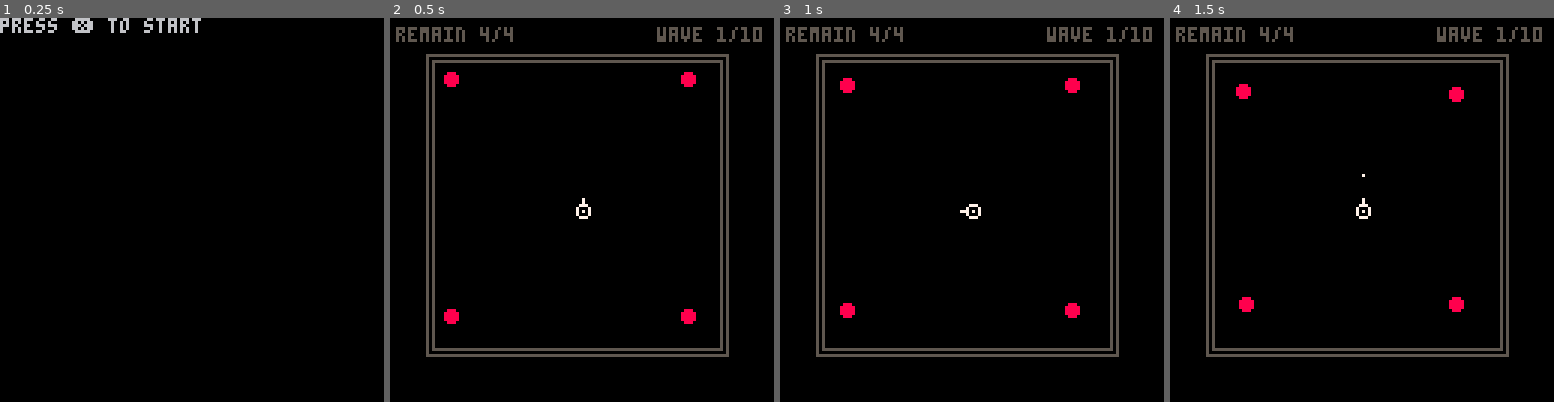
Above: before the commit, frames 1-4 (left to right).
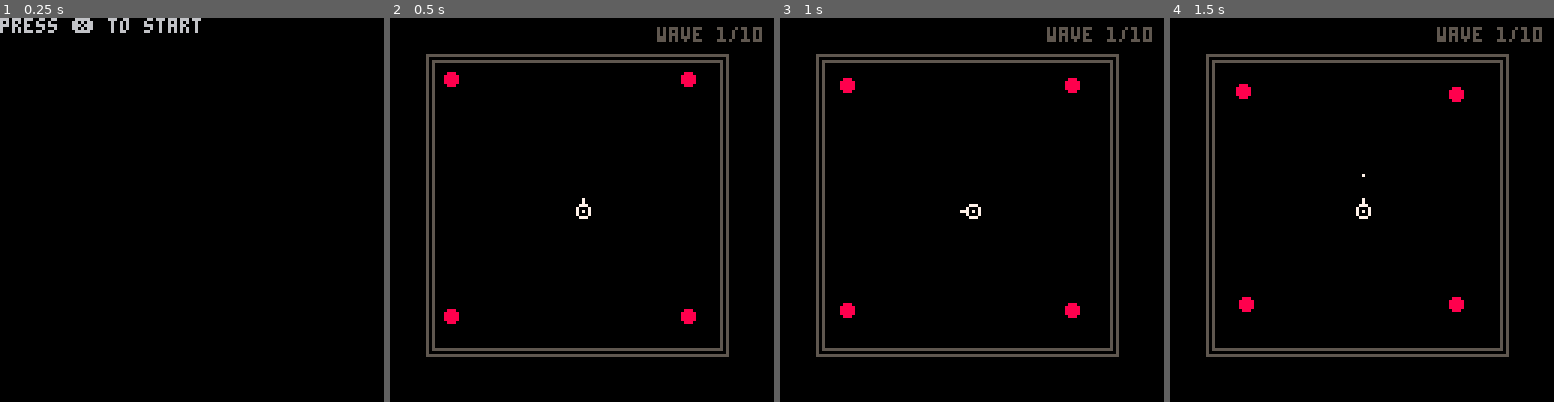
Above: after the commit, the same moments.

Repository: yeonghoey/pico-8
Game: PICO-8 cartridge gs/gs.p8
The game is run twice, just before and just after one commit, with the same random seed, the same clock (stepped at 60 frames per second) and the same inputs.
Inputs:
- Up to frame 1 (0.25 s): no input
- Up to frame 2 (0.5 s): tap X (X key) at 0.33 s
- Up to frame 3 (1 s): tap O (Z key) at 0.7 s
- Up to frame 4 (1.5 s): tap X (X key) at 1.07 s

Frame 1 is identical in both runs. In frame 2, 0.5% of the frame differs, in the area x 1-33%, y 2-7%; in frame 3, 0.5%; in frame 4, 0.5%.

Commit message:
Refactor states

Diff:
--- a/gs/gs.p8
+++ b/gs/gs.p8
@@ -35,9 +35,12 @@
 end)()
 
 tfsm=tclass{
+	init=function(s)
+		s:start()
+	end,
 	start=function(s,init_state)
 		assert(s.state==nil)
-		s.state=init_state
+		s.state=init_state or 1
 		s[s.state].enter(s)
 	end,
 	trans=function(s,to)
@@ -118,16 +121,13 @@
 end
 -->8
 -- types
-tscene=tfsm{
-	init=function(s)
-		s:start("title")
-	end,
-}
-
-tscene["title"]=tstate{
+
+tscene=tfsm{}
+
+tscene[1]=tstate{ -- title
 	update=function(s)
 		if	btnp(5) then
-			s:trans("main")
+			s:trans(2)
 		end
 	end,
 	draw=function(s)
@@ -136,7 +136,7 @@
 	end,
 }
 
-tscene["main"]=tstate{
+tscene[2]=tstate{ -- main
 	enter=function(s)
 		spawn_game()
 		spawn_hud()
@@ -153,31 +153,27 @@
 }
 
 
-thud=tfsm{
-	init=function(s)
-		s:start("main")
-	end,
-}
-
-thud["main"]=tstate{
-	update=function(s)
-		labremain:update()
+thud=tfsm{}
+
+thud[1]=tstate{ -- main
+	update=function(s)
 		labwave:update()
 	end,
 	draw=function(s)
-		labremain:draw()
 		labwave:draw()
 	end,
 }
 
 
 tlabel=tfsm{
-	init=function(s)
-		s:start("main")
-	end
-}
-
-tlabel["main"]=tstate{
+	str="undefined",
+	x=0,
+	y=0,
+	col=0,
+	align="left",
+}
+
+tlabel[1]=tstate{
 	draw=function(s)
 		printt(s)
 	end,
@@ -189,15 +185,6 @@
 	y=3,
 	col=5,
 	align="right",
-}
-
-
-tlabremain=tlabel{
-	str="remain 4/4",
-	x=2,
-	y=3,
-	col=5,
-	align="left",
 }
 
 
@@ -210,11 +197,11 @@
 		spawn_eship(teship1,100,20)
 		spawn_eship(teship1,20,100)
 		spawn_eship(teship1,100,100)
-		s:start("play")
-	end,
-}
-
-tgame["play"]=tstate{
+		s:start()
+	end,
+}
+
+tgame[1]=tstate{ -- play
 	update=function(s)
 		check_bullets()
 		check_eships()
@@ -235,14 +222,10 @@
 tarea=tfsm{
 	col=5,
 	thickness=3,
-
-	init=function(s)
-		s.x0=12
-		s.y0=12
-		s.x1=112
-		s.y1=112
-		s:start("main")
-	end,
+	x0=12,
+	y0=12,
+	x1=112,
+	y1=112,
 
 	out=function(s,x,y,os)
 		local os=os or 0
@@ -255,7 +238,7 @@
 	end,
 }
 
-tarea["main"]=tstate{
+tarea[1]=tstate{
 	draw=function(s)
 		for i=1,s.thickness do
 			if i%2==1 then
@@ -338,10 +321,10 @@
 	col=7,
 	spd=1,
 
-	init=function(s,arg)
-		s:init_ship(arg)
+	init=function(s)
+		s:init_ship()
 		s.cannon=tcannon:new()
-		s:start("alive")
+		s:start()
 	end,
 
 	move_input=function(s)
@@ -359,7 +342,7 @@
 	end,
 }
 
-tpship["alive"]=tstate{
+tpship[1]=tstate{ -- alive
 	enter=function(s)
 		s.damaged=false
 	end,
@@ -368,33 +351,9 @@
 		s:move(dx,dy,s.spd)
 		s.cannon:update()
 	end,
-	trans=function(s)
-		if s.justdamaged then
-			return "invincible"
-		end
-	end,
 	draw=function(s)
 		s:render()
 		s.cannon:draw()
-	end,
-}
-
-tpship["invincible"]=tstate{
-	enter=function(s)
-		s.invincible_t=invincible_d
-	end,
-	update=function(s)
-		s.invincible_t-=1
-	end,
-	trans=function(s)
-		if s.invincible_t<=0 then
-			return "alive"
-		end
-	end,
-	draw=function(s)
-		local col=s.col
-		if (s.invincible_t%2) col=0
-		s:render(col)
 	end,
 }
 
@@ -403,7 +362,7 @@
 	init=function(s)
 		s.barrels={}
 		s:add_barrel()
-		s:start("active")
+		s:start()
 	end,
 
 	add_barrel=function(s)
@@ -439,7 +398,7 @@
 }
 
 
-tcannon["active"]=tstate{
+tcannon[1]=tstate{
 	enter=function(s)
 		s.cooldown_t=cooldown_d
 	end,
@@ -455,13 +414,12 @@
 
 tbarrel=tfsm{
 	col=7,
-	dirs={ -- n/e/s/w
-		{0,-1},{1,0},{0,1},{-1,0},
+	dirs={
+		{0,-1},
+		{1,0},
+		{0,1},
+		{-1,0},
 	},
-
-	init=function(s)
-		s:start("active")
-	end,
 
 	nextdi=function(s,cw)
 		local n=#s.dirs
@@ -495,7 +453,7 @@
 
 }
 
-tbarrel["active"]=tstate{
+tbarrel[1]=tstate{
 	draw=function(s,di)
 		local x0,y0=s:dirpos(3)
 		local x1,y1=s:dirpos(4)
@@ -510,10 +468,6 @@
 	col=7,
 	damage=1,
 
-	init=function(s)
-		s:start("moving")
-	end,
-
 	move=function(s)
 		s.x+=s.dx*s.spd
 		s.y+=s.dy*s.spd
@@ -527,7 +481,7 @@
 	end,
 }
 
-tbullet["moving"]=tstate{
+tbullet[1]=tstate{
 	update=function(s)
 		s:move(s.dx,s.dy,s.spd)
 	end,
@@ -544,7 +498,7 @@
 
 	init=function(s,arg)
 		s:init_ship(arg)
-		s:start("alive")
+		s:start()
 	end,
 
 	move_input=function(s)
@@ -556,7 +510,7 @@
 	end,
 }
 
-teship1["alive"]=tstate{
+teship1[1]=tstate{
 	update=function(s)
 		local dx,dy=s:move_input()
 		s:move(dx,dy,s.spd)
@@ -574,7 +528,6 @@
 
 function spawn_hud()
 	labwave=tlabwave:new()
-	labremain=tlabremain:new()
 	hud=thud:new()
 end
 
